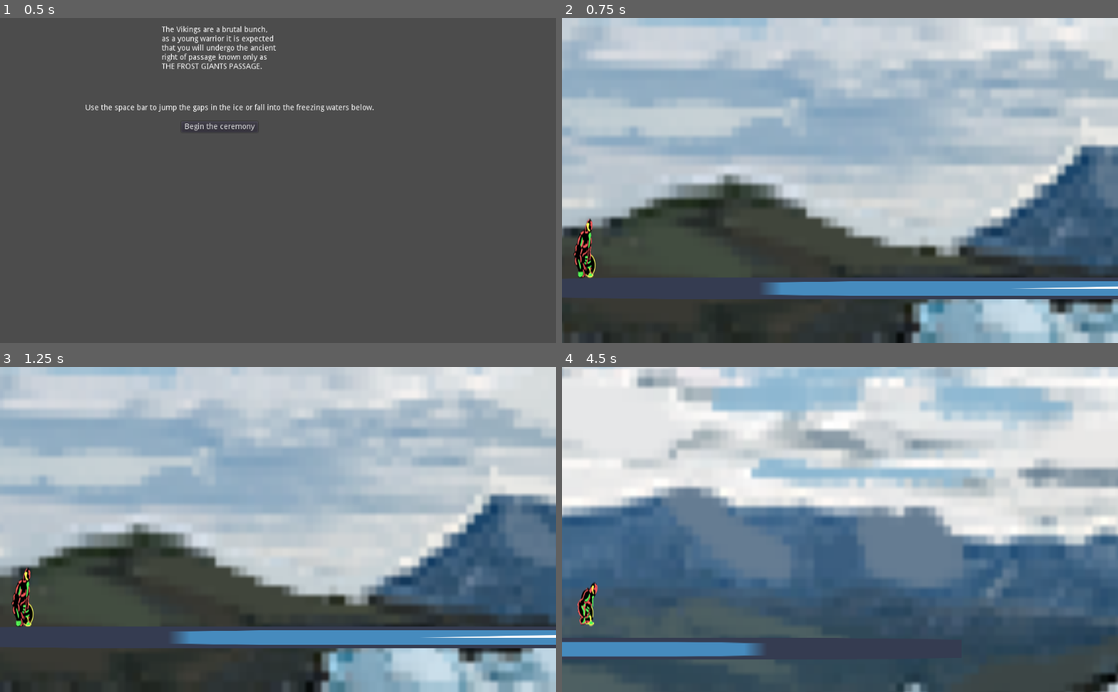
Above: before the commit, frames 1-4 (two rows, left to right).
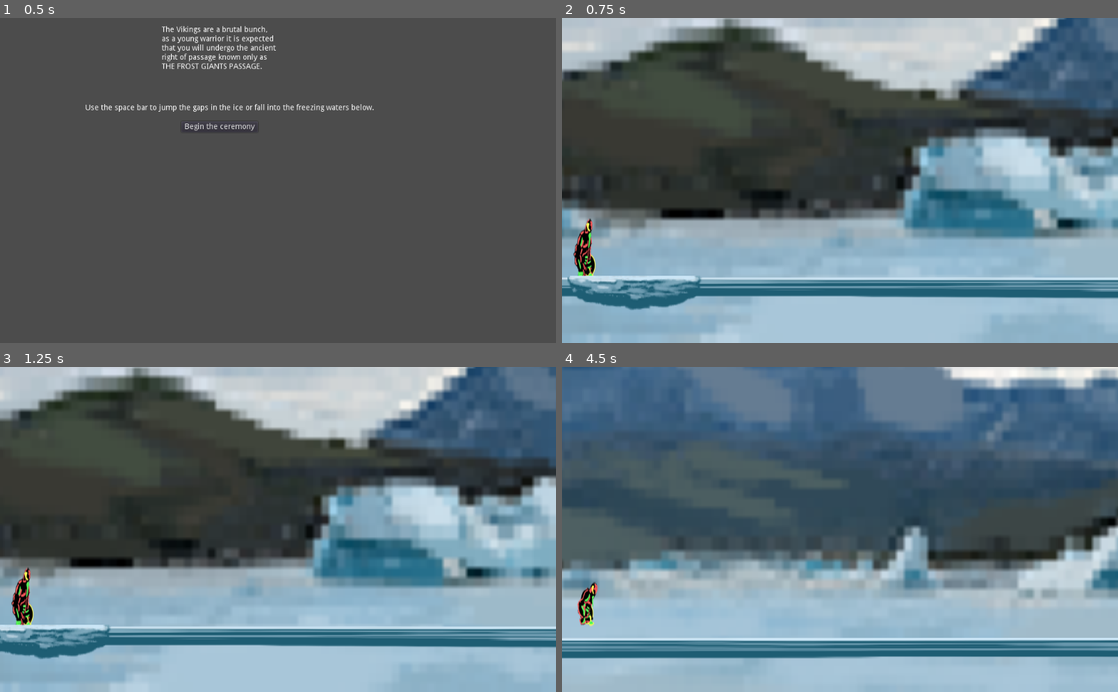
Above: after the commit, the same moments.

Repository: HillTopRhythm/PASSAGE-ECGJ
Game: Godot game, scene res://start screen.tscn
Two runs of this game, one before a commit and one after it. Both use one fixed random seed, a clock stepped at 60 frames per second and the inputs below. The engine's default icon, where the game draws it, is replaced by a stand-in: a white triangle on a blue panel in a dark square.
Inputs:
- Up to frame 1 (0.5 s): no input
- Up to frame 2 (0.75 s): click "Begin the ceremony" at 0.5 s
- Up to frame 3 (1.25 s): no input
- Up to frame 4 (4.5 s): tap Space (jump) at 1.52, 2.27, 3.77 s

Frame 1 is identical in both runs. In frame 2, 88% of the frame differs, in the area x 0-100%, y 0-100%; in frame 3, 89%; in frame 4, 98%.

Commit message:
changed background

Diff:
--- a/Passage/main scene.tscn
+++ b/Passage/main scene.tscn
@@ -1,10 +1,11 @@
-[gd_scene load_steps=17 format=2]
+[gd_scene load_steps=18 format=2]
 
 [ext_resource path="res://EN_BackGround(2).png" type="Texture" id=1]
 [ext_resource path="res://player.gd" type="Script" id=2]
 [ext_resource path="res://CH_Viking_SS.png" type="Texture" id=3]
-[ext_resource path="res://icon.png" type="Texture" id=4]
-[ext_resource path="res://Area2D.gd" type="Script" id=5]
+[ext_resource path="res://EN_Platform1.png" type="Texture" id=4]
+[ext_resource path="res://icon.png" type="Texture" id=5]
+[ext_resource path="res://Area2D.gd" type="Script" id=6]
 
 [sub_resource type="RectangleShape2D" id=1]
 extents = Vector2( 29.1588, 55.4017 )
@@ -127,65 +128,65 @@
 
 [node name="EN_BackGround(2)" type="TextureRect" parent="."]
 margin_left = -12.0596
-margin_top = -184.872
+margin_top = -473.566
 margin_right = 499.94
-margin_bottom = -56.8725
+margin_bottom = -345.566
 rect_scale = Vector2( 7.22404, 8.82183 )
 texture = ExtResource( 1 )
 
 [node name="EN_BackGround(2)6" type="TextureRect" parent="."]
 margin_left = 14779.5
-margin_top = -184.872
+margin_top = -473.566
 margin_right = 15291.5
-margin_bottom = -56.8725
+margin_bottom = -345.566
 rect_scale = Vector2( 7.22404, 8.82183 )
 texture = ExtResource( 1 )
 
 [node name="EN_BackGround(2)4" type="TextureRect" parent="."]
 margin_left = 7389.39
-margin_top = -184.872
+margin_top = -473.566
 margin_right = 7901.39
-margin_bottom = -56.8725
+margin_bottom = -345.566
 rect_scale = Vector2( 7.22404, 8.82183 )
 texture = ExtResource( 1 )
 
 [node name="EN_BackGround(2)7" type="TextureRect" parent="."]
 margin_left = 22180.9
-margin_top = -184.872
+margin_top = -473.566
 margin_right = 22692.9
-margin_bottom = -56.8725
+margin_bottom = -345.566
 rect_scale = Vector2( 7.22404, 8.82183 )
 texture = ExtResource( 1 )
 
 [node name="EN_BackGround(2)2" type="TextureRect" parent="."]
 margin_left = 3683.91
-margin_top = -184.872
+margin_top = -473.566
 margin_right = 4195.91
-margin_bottom = -56.8725
+margin_bottom = -345.566
 rect_scale = Vector2( 7.22404, 8.82183 )
 texture = ExtResource( 1 )
 
 [node name="EN_BackGround(2)5" type="TextureRect" parent="."]
 margin_left = 18475.4
-margin_top = -184.872
+margin_top = -473.566
 margin_right = 18987.4
-margin_bottom = -56.8725
+margin_bottom = -345.566
 rect_scale = Vector2( 7.22404, 8.82183 )
 texture = ExtResource( 1 )
 
 [node name="EN_BackGround(2)3" type="TextureRect" parent="."]
 margin_left = 11085.4
-margin_top = -184.872
+margin_top = -473.566
 margin_right = 11597.4
-margin_bottom = -56.8725
+margin_bottom = -345.566
 rect_scale = Vector2( 7.22404, 8.82183 )
 texture = ExtResource( 1 )
 
 [node name="EN_BackGround(2)8" type="TextureRect" parent="."]
 margin_left = 25876.9
-margin_top = -184.872
+margin_top = -473.566
 margin_right = 26388.9
-margin_bottom = -56.8725
+margin_bottom = -345.566
 rect_scale = Vector2( 7.22404, 8.82183 )
 texture = ExtResource( 1 )
 
@@ -228,7 +229,6 @@
 anims/run = SubResource( 4 )
 
 [node name="ground" type="StaticBody2D" parent="."]
-editor/display_folded = true
 position = Vector2( 1306.12, 407.064 )
 scale = Vector2( 4.60018, 0.622937 )
 __meta__ = {
@@ -476,202 +476,213 @@
 [node name="Sprite" type="Sprite" parent="ground11"]
 position = Vector2( 0.869904, 23.2953 )
 scale = Vector2( 9.16, 1 )
+texture = ExtResource( 5 )
+__meta__ = {
+"_edit_group_": true
+}
+
+[node name="kill box" type="Area2D" parent="."]
+editor/display_folded = true
+position = Vector2( 2906.93, 490.156 )
+script = ExtResource( 6 )
+
+[node name="CollisionShape2D" type="CollisionShape2D" parent="kill box"]
+scale = Vector2( 44.32, 4.76 )
+shape = SubResource( 3 )
+
+[node name="Particles2D" type="Particles2D" parent="kill box"]
+position = Vector2( 217.583, -39.0533 )
+rotation = -1.53811
+scale = Vector2( 2.29041, 8.4079 )
+emitting = false
+amount = 120
+one_shot = true
+speed_scale = 3.0
+explosiveness = 0.23
+randomness = 1.0
+process_material = SubResource( 10 )
+
+[node name="kill box2" type="Area2D" parent="."]
+editor/display_folded = true
+position = Vector2( 6429.46, 482.633 )
+script = ExtResource( 6 )
+
+[node name="CollisionShape2D" type="CollisionShape2D" parent="kill box2"]
+scale = Vector2( 44.32, 4.76 )
+shape = SubResource( 3 )
+
+[node name="Particles2D" type="Particles2D" parent="kill box2"]
+position = Vector2( 217.583, -39.0533 )
+rotation = -1.53811
+scale = Vector2( 2.29041, 8.4079 )
+emitting = false
+amount = 120
+one_shot = true
+speed_scale = 3.0
+explosiveness = 0.23
+randomness = 1.0
+process_material = SubResource( 10 )
+
+[node name="kill box3" type="Area2D" parent="."]
+editor/display_folded = true
+position = Vector2( 9707.82, 472.577 )
+script = ExtResource( 6 )
+
+[node name="CollisionShape2D" type="CollisionShape2D" parent="kill box3"]
+scale = Vector2( 44.32, 4.76 )
+shape = SubResource( 3 )
+
+[node name="Particles2D" type="Particles2D" parent="kill box3"]
+position = Vector2( 217.583, -39.0533 )
+rotation = -1.53811
+scale = Vector2( 2.29041, 8.4079 )
+emitting = false
+amount = 120
+one_shot = true
+speed_scale = 3.0
+explosiveness = 0.23
+randomness = 1.0
+process_material = SubResource( 10 )
+
+[node name="kill box4" type="Area2D" parent="."]
+editor/display_folded = true
+position = Vector2( 12030.8, 482.633 )
+script = ExtResource( 6 )
+
+[node name="CollisionShape2D" type="CollisionShape2D" parent="kill box4"]
+scale = Vector2( 44.32, 4.76 )
+shape = SubResource( 3 )
+
+[node name="Particles2D" type="Particles2D" parent="kill box4"]
+position = Vector2( 217.583, -39.0533 )
+rotation = -1.53811
+scale = Vector2( 2.29041, 8.4079 )
+emitting = false
+amount = 120
+one_shot = true
+speed_scale = 3.0
+explosiveness = 0.23
+randomness = 1.0
+process_material = SubResource( 10 )
+
+[node name="kill box5" type="Area2D" parent="."]
+editor/display_folded = true
+position = Vector2( 14547.1, 532.717 )
+script = ExtResource( 6 )
+
+[node name="CollisionShape2D" type="CollisionShape2D" parent="kill box5"]
+scale = Vector2( 44.32, 4.76 )
+shape = SubResource( 3 )
+
+[node name="Particles2D" type="Particles2D" parent="kill box5"]
+position = Vector2( 217.583, -39.0533 )
+rotation = -1.53811
+scale = Vector2( 2.29041, 8.4079 )
+emitting = false
+amount = 120
+one_shot = true
+speed_scale = 3.0
+explosiveness = 0.23
+randomness = 1.0
+process_material = SubResource( 10 )
+
+[node name="kill box6" type="Area2D" parent="."]
+editor/display_folded = true
+position = Vector2( 17154.4, 532.663 )
+script = ExtResource( 6 )
+
+[node name="CollisionShape2D" type="CollisionShape2D" parent="kill box6"]
+scale = Vector2( 44.32, 4.76 )
+shape = SubResource( 3 )
+
+[node name="Particles2D" type="Particles2D" parent="kill box6"]
+position = Vector2( 217.583, -39.0533 )
+rotation = -1.53811
+scale = Vector2( 2.29041, 8.4079 )
+emitting = false
+amount = 120
+one_shot = true
+speed_scale = 3.0
+explosiveness = 0.23
+randomness = 1.0
+process_material = SubResource( 10 )
+
+[node name="kill box7" type="Area2D" parent="."]
+editor/display_folded = true
+position = Vector2( 20376.8, 531.426 )
+script = ExtResource( 6 )
+
+[node name="CollisionShape2D" type="CollisionShape2D" parent="kill box7"]
+scale = Vector2( 44.32, 4.76 )
+shape = SubResource( 3 )
+
+[node name="Particles2D" type="Particles2D" parent="kill box7"]
+position = Vector2( 217.583, -39.0533 )
+rotation = -1.53811
+scale = Vector2( 2.29041, 8.4079 )
+emitting = false
+amount = 120
+one_shot = true
+speed_scale = 3.0
+explosiveness = 0.23
+randomness = 1.0
+process_material = SubResource( 10 )
+
+[node name="kill box8" type="Area2D" parent="."]
+editor/display_folded = true
+position = Vector2( 22799.9, 569.504 )
+script = ExtResource( 6 )
+
+[node name="CollisionShape2D" type="CollisionShape2D" parent="kill box8"]
+scale = Vector2( 44.32, 4.76 )
+shape = SubResource( 3 )
+
+[node name="Particles2D" type="Particles2D" parent="kill box8"]
+position = Vector2( 217.583, -39.0533 )
+rotation = -1.53811
+scale = Vector2( 2.29041, 8.4079 )
+emitting = false
+amount = 120
+one_shot = true
+speed_scale = 3.0
+explosiveness = 0.23
+randomness = 1.0
+process_material = SubResource( 10 )
+
+[node name="kill box9" type="Area2D" parent="."]
+editor/display_folded = true
+position = Vector2( 25029.6, 625.725 )
+script = ExtResource( 6 )
+__meta__ = {
+"_edit_group_": true
+}
+
+[node name="CollisionShape2D" type="CollisionShape2D" parent="kill box9"]
+scale = Vector2( 44.32, 4.76 )
+shape = SubResource( 3 )
+
+[node name="Particles2D" type="Particles2D" parent="kill box9"]
+position = Vector2( 217.583, -39.0533 )
+rotation = -1.53811
+scale = Vector2( 2.29041, 8.4079 )
+emitting = false
+amount = 120
+one_shot = true
+speed_scale = 3.0
+explosiveness = 0.23
+randomness = 1.0
+process_material = SubResource( 10 )
+
+[node name="iceberg" type="Area2D" parent="."]
+position = Vector2( 134.677, 431.24 )
+__meta__ = {
+"_edit_group_": true
+}
+
+[node name="CollisionShape2D" type="CollisionShape2D" parent="iceberg"]
+
+[node name="Sprite" type="Sprite" parent="iceberg"]
 texture = ExtResource( 4 )
-__meta__ = {
-"_edit_group_": true
-}
-
-[node name="kill box" type="Area2D" parent="."]
-editor/display_folded = true
-position = Vector2( 2906.93, 490.156 )
-script = ExtResource( 5 )
-
-[node name="CollisionShape2D" type="CollisionShape2D" parent="kill box"]
-scale = Vector2( 44.32, 4.76 )
-shape = SubResource( 3 )
-
-[node name="Particles2D" type="Particles2D" parent="kill box"]
-position = Vector2( 217.583, -39.0533 )
-rotation = -1.53811
-scale = Vector2( 2.29041, 8.4079 )
-emitting = false
-amount = 120
-one_shot = true
-speed_scale = 3.0
-explosiveness = 0.23
-randomness = 1.0
-process_material = SubResource( 10 )
-
-[node name="kill box2" type="Area2D" parent="."]
-editor/display_folded = true
-position = Vector2( 6429.46, 482.633 )
-script = ExtResource( 5 )
-
-[node name="CollisionShape2D" type="CollisionShape2D" parent="kill box2"]
-scale = Vector2( 44.32, 4.76 )
-shape = SubResource( 3 )
-
-[node name="Particles2D" type="Particles2D" parent="kill box2"]
-position = Vector2( 217.583, -39.0533 )
-rotation = -1.53811
-scale = Vector2( 2.29041, 8.4079 )
-emitting = false
-amount = 120
-one_shot = true
-speed_scale = 3.0
-explosiveness = 0.23
-randomness = 1.0
-process_material = SubResource( 10 )
-
-[node name="kill box3" type="Area2D" parent="."]
-editor/display_folded = true
-position = Vector2( 9707.82, 472.577 )
-script = ExtResource( 5 )
-
-[node name="CollisionShape2D" type="CollisionShape2D" parent="kill box3"]
-scale = Vector2( 44.32, 4.76 )
-shape = SubResource( 3 )
-
-[node name="Particles2D" type="Particles2D" parent="kill box3"]
-position = Vector2( 217.583, -39.0533 )
-rotation = -1.53811
-scale = Vector2( 2.29041, 8.4079 )
-emitting = false
-amount = 120
-one_shot = true
-speed_scale = 3.0
-explosiveness = 0.23
-randomness = 1.0
-process_material = SubResource( 10 )
-
-[node name="kill box4" type="Area2D" parent="."]
-editor/display_folded = true
-position = Vector2( 12030.8, 482.633 )
-script = ExtResource( 5 )
-
-[node name="CollisionShape2D" type="CollisionShape2D" parent="kill box4"]
-scale = Vector2( 44.32, 4.76 )
-shape = SubResource( 3 )
-
-[node name="Particles2D" type="Particles2D" parent="kill box4"]
-position = Vector2( 217.583, -39.0533 )
-rotation = -1.53811
-scale = Vector2( 2.29041, 8.4079 )
-emitting = false
-amount = 120
-one_shot = true
-speed_scale = 3.0
-explosiveness = 0.23
-randomness = 1.0
-process_material = SubResource( 10 )
-
-[node name="kill box5" type="Area2D" parent="."]
-editor/display_folded = true
-position = Vector2( 14547.1, 532.717 )
-script = ExtResource( 5 )
-
-[node name="CollisionShape2D" type="CollisionShape2D" parent="kill box5"]
-scale = Vector2( 44.32, 4.76 )
-shape = SubResource( 3 )
-
-[node name="Particles2D" type="Particles2D" parent="kill box5"]
-position = Vector2( 217.583, -39.0533 )
-rotation = -1.53811
-scale = Vector2( 2.29041, 8.4079 )
-emitting = false
-amount = 120
-one_shot = true
-speed_scale = 3.0
-explosiveness = 0.23
-randomness = 1.0
-process_material = SubResource( 10 )
-
-[node name="kill box6" type="Area2D" parent="."]
-editor/display_folded = true
-position = Vector2( 17154.4, 532.663 )
-script = ExtResource( 5 )
-
-[node name="CollisionShape2D" type="CollisionShape2D" parent="kill box6"]
-scale = Vector2( 44.32, 4.76 )
-shape = SubResource( 3 )
-
-[node name="Particles2D" type="Particles2D" parent="kill box6"]
-position = Vector2( 217.583, -39.0533 )
-rotation = -1.53811
-scale = Vector2( 2.29041, 8.4079 )
-emitting = false
-amount = 120
-one_shot = true
-speed_scale = 3.0
-explosiveness = 0.23
-randomness = 1.0
-process_material = SubResource( 10 )
-
-[node name="kill box7" type="Area2D" parent="."]
-editor/display_folded = true
-position = Vector2( 20376.8, 531.426 )
-script = ExtResource( 5 )
-
-[node name="CollisionShape2D" type="CollisionShape2D" parent="kill box7"]
-scale = Vector2( 44.32, 4.76 )
-shape = SubResource( 3 )
-
-[node name="Particles2D" type="Particles2D" parent="kill box7"]
-position = Vector2( 217.583, -39.0533 )
-rotation = -1.53811
-scale = Vector2( 2.29041, 8.4079 )
-emitting = false
-amount = 120
-one_shot = true
-speed_scale = 3.0
-explosiveness = 0.23
-randomness = 1.0
-process_material = SubResource( 10 )
-
-[node name="kill box8" type="Area2D" parent="."]
-editor/display_folded = true
-position = Vector2( 22799.9, 569.504 )
-script = ExtResource( 5 )
-
-[node name="CollisionShape2D" type="CollisionShape2D" parent="kill box8"]
-scale = Vector2( 44.32, 4.76 )
-shape = SubResource( 3 )
-
-[node name="Particles2D" type="Particles2D" parent="kill box8"]
-position = Vector2( 217.583, -39.0533 )
-rotation = -1.53811
-scale = Vector2( 2.29041, 8.4079 )
-emitting = false
-amount = 120
-one_shot = true
-speed_scale = 3.0
-explosiveness = 0.23
-randomness = 1.0
-process_material = SubResource( 10 )
-
-[node name="kill box9" type="Area2D" parent="."]
-editor/display_folded = true
-position = Vector2( 25029.6, 625.725 )
-script = ExtResource( 5 )
-__meta__ = {
-"_edit_group_": true
-}
-
-[node name="CollisionShape2D" type="CollisionShape2D" parent="kill box9"]
-scale = Vector2( 44.32, 4.76 )
-shape = SubResource( 3 )
-
-[node name="Particles2D" type="Particles2D" parent="kill box9"]
-position = Vector2( 217.583, -39.0533 )
-rotation = -1.53811
-scale = Vector2( 2.29041, 8.4079 )
-emitting = false
-amount = 120
-one_shot = true
-speed_scale = 3.0
-explosiveness = 0.23
-randomness = 1.0
-process_material = SubResource( 10 )
 
 [connection signal="body_entered" from="kill box" to="kill box" method="_on_Area2D_body_entered"]
 [connection signal="body_entered" from="kill box2" to="kill box2" method="_on_Area2D_body_entered"]
Not shown: 9 places in Passage/main scene.tscn that only renumber resources
